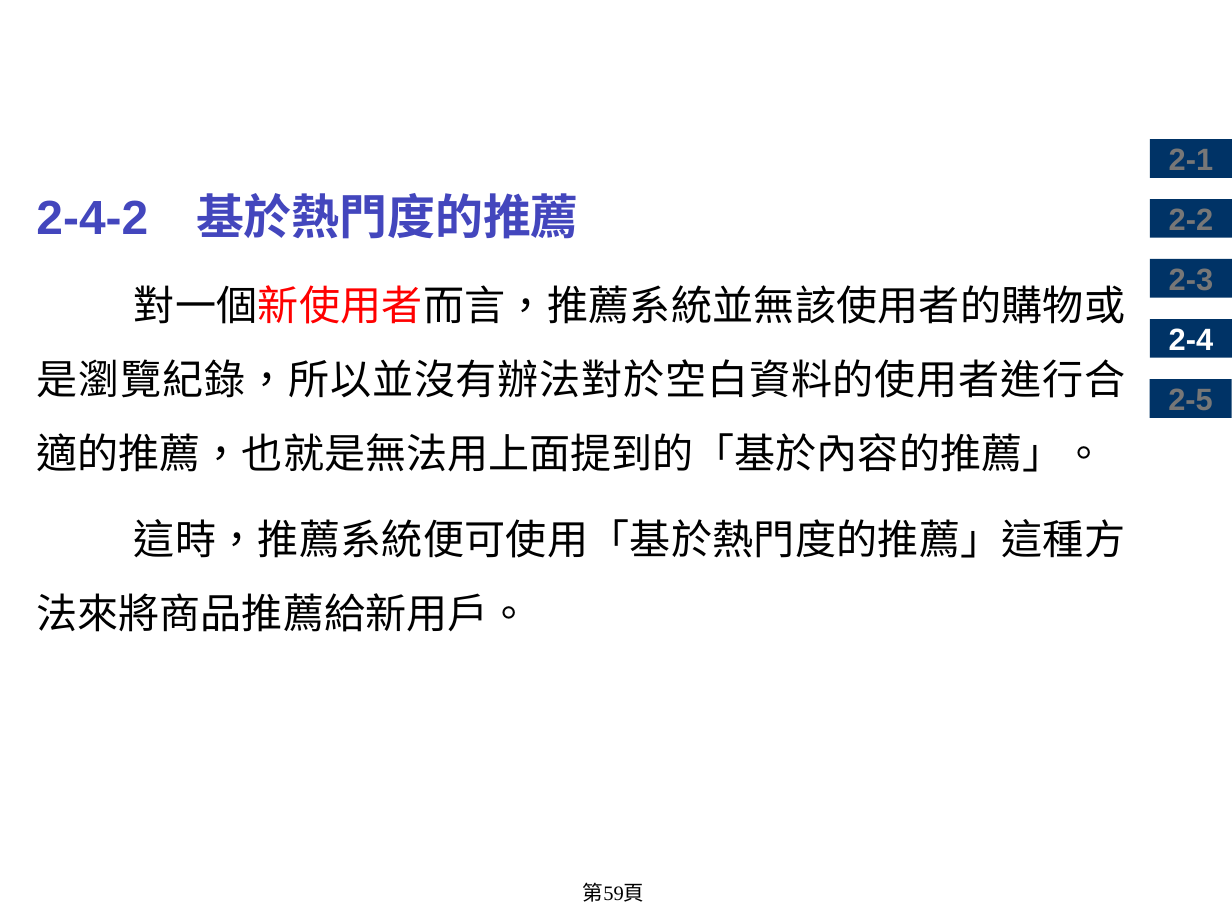
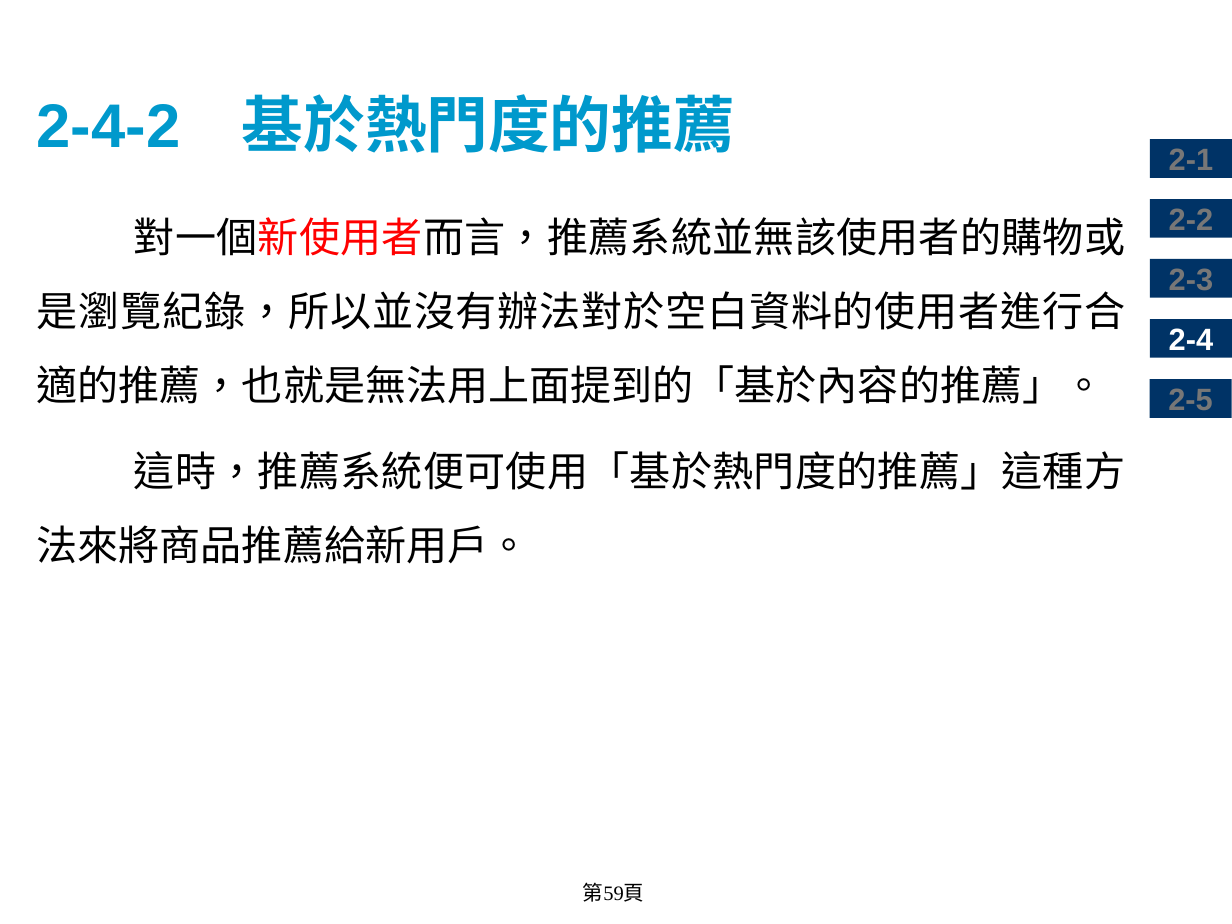
Before and after one commit to chih-chengwu/Artificial-Intelligence-MD, a slide deck: slide 59 of 2.人工智慧應用.pptx. Drawn at 1232x924 pixels with LibreOffice and Linux fonts; fonts in the diff are those of the drawing; background and template pictures are left out. Boxes give left, top, right and bottom in pixels: in the first picture for what was removed or moved away, otherwise in the second. Text is boxed around its words. In the diff, an @@ line names an element or a change of style, - is before the commit and + after.

```diff
--- a/2.人工智慧應用.pptx
+++ b/2.人工智慧應用.pptx
@@ title added at <box>36,94,735,153</box>, 36 pt, text #0099CC, bold @@
+2-4-2 基於熱門度的推薦
@@ text at <box>36,193,579,239</box>: paragraph removed @@
-2-4-2 基於熱門度的推薦
```
Also in this commit, not shown: 43 other slides changed, 14 slides added, 14 slides removed, 3 other files.
